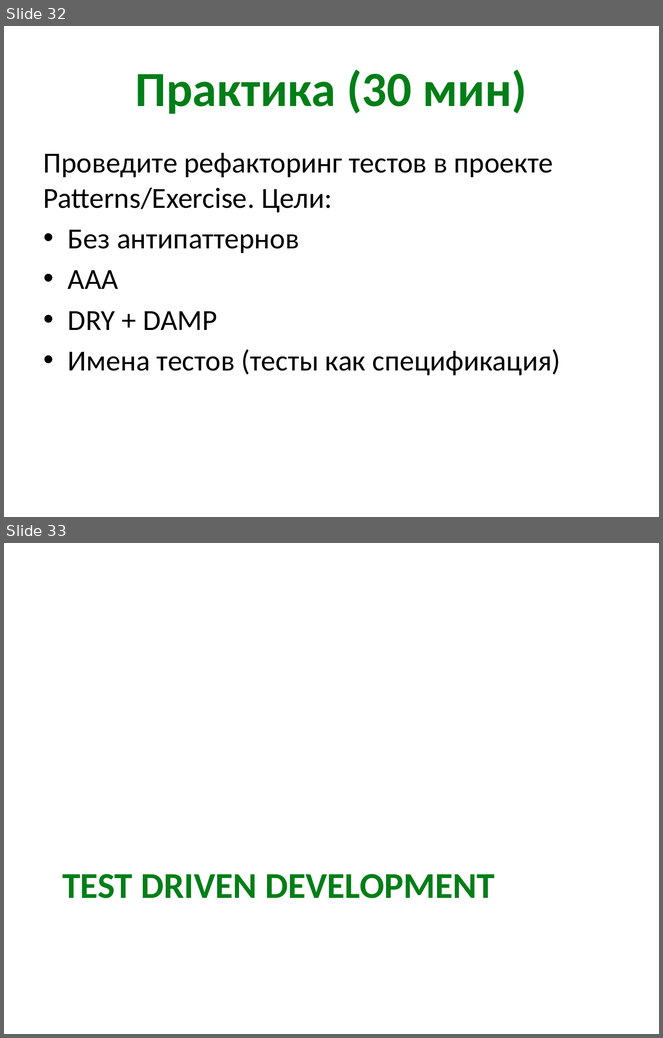
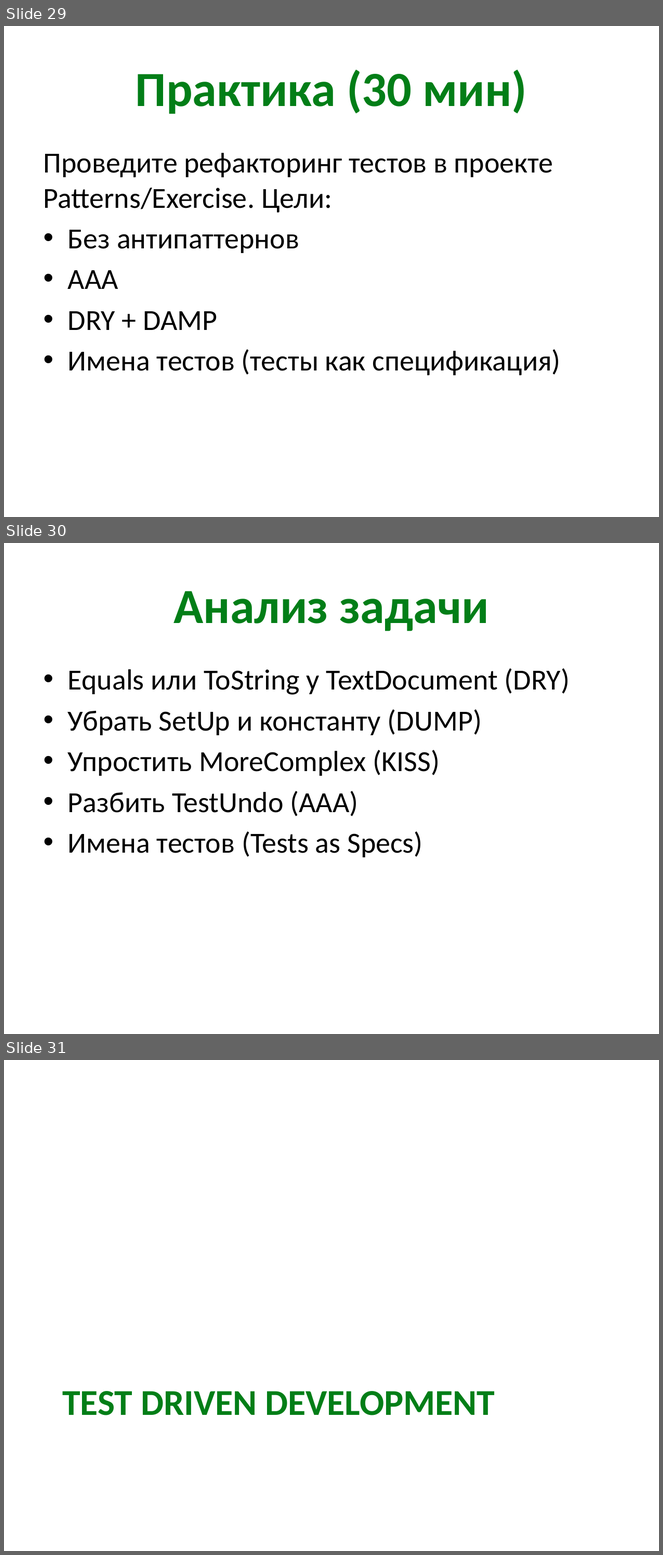
Before and after one commit to xoposhiy/testing-course, a slide deck: day1.pptx. Shown one above the other, each under a label of ours: slides 32 and 33 before the commit, slides 29, 30 and 31 after it. The pictures are 663x1038 and 663x1555 pixels, drawn with LibreOffice and Linux fonts; fonts in the diff are those of the drawing. Boxes give left, top, right and bottom in pixels: in the first picture for what was removed or moved away, otherwise in the second. Text is boxed around its words. In the diff, an @@ line names an element or a change of style, - is before the commit and + after.

```diff
--- a/day1.pptx
+++ b/day1.pptx
@@ slide 30 added at <box>4,543,659,1034</box>, background #FFFFFF @@
@@ title added at <box>174,591,489,631</box>, 54 pt, text #027E17, bold @@
+Анализ задачи
@@ text added at <box>68,668,570,858</box>, 32 pt, text #000000 @@
+• Equals или ToString у TextDocument (DRY)
+• Убрать SetUp и константу (DUMP)
+• Упростить MoreComplex (KISS)
+• Разбить TestUndo (AAA)
+• Имена тестов (Tests as Specs)
@@ what was slide 32 is now slide 29 @@
@@ what was slide 33 is now slide 31 @@
```
Also in this commit, not shown: 3 slides changed, 3 slides removed, 5 other files.
